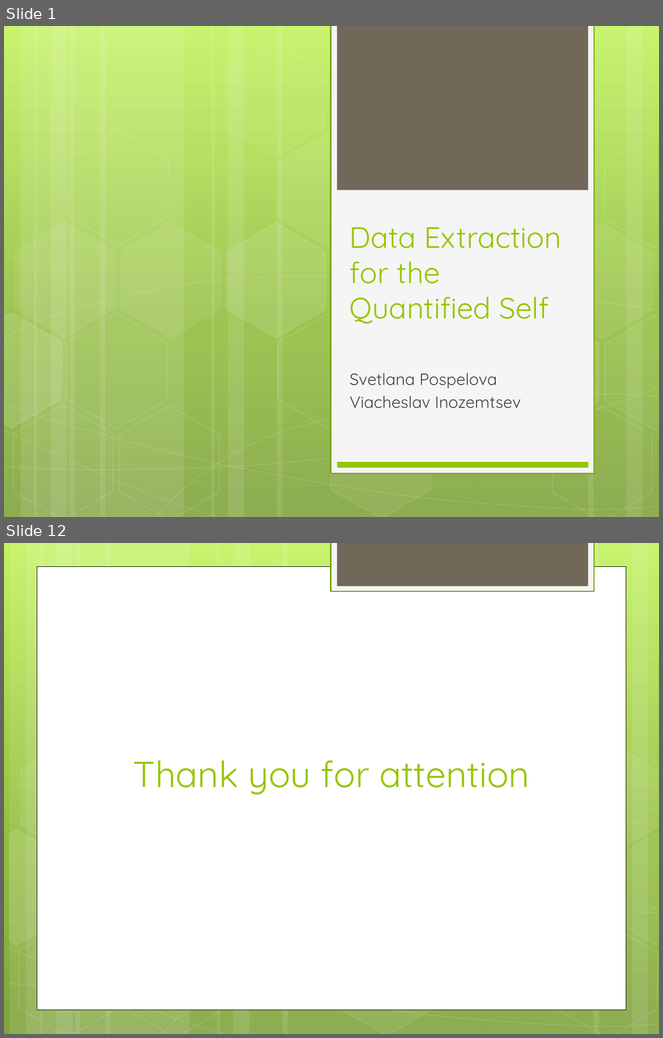
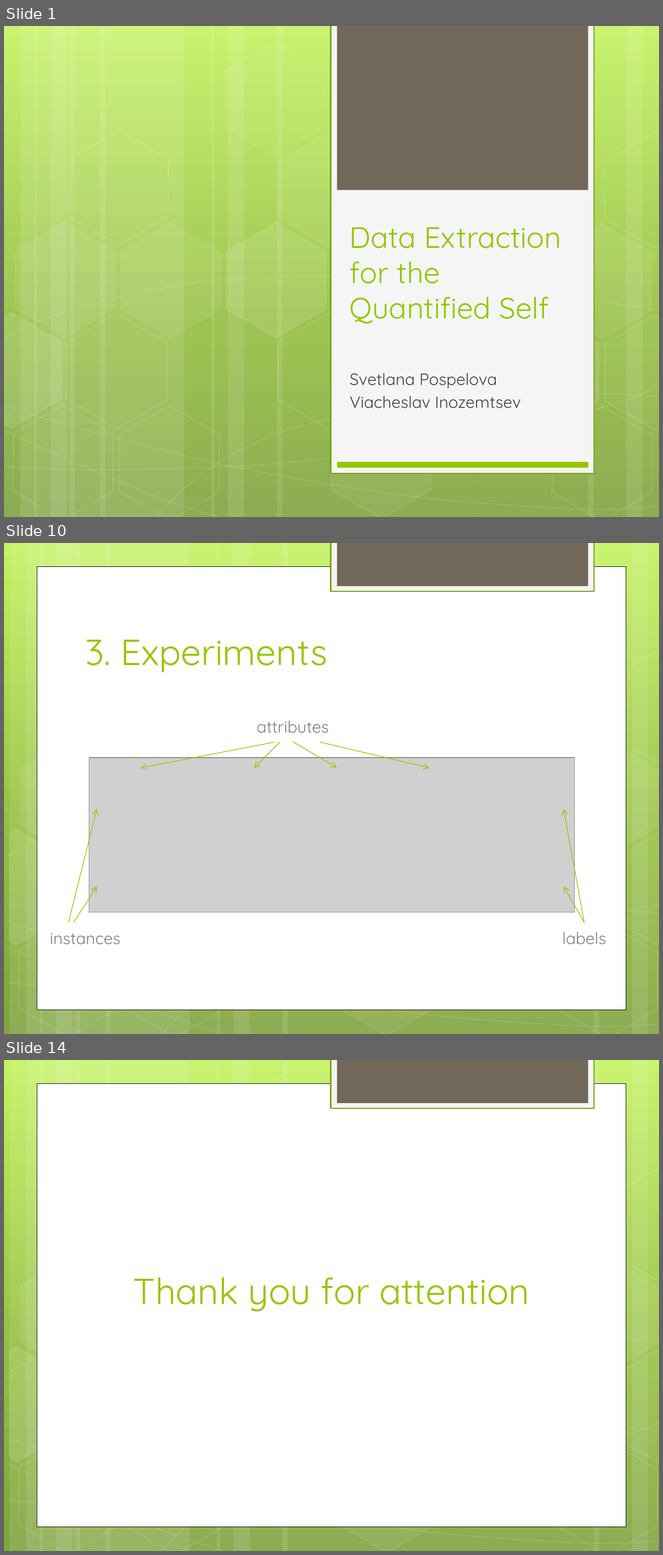
Before and after one commit to Visorgood/MenthalLab, a slide deck: Docs/Data Extraction for the Quantified Self v2.pptx. Shown one above the other, each under a label of ours: slides 1 and 12 before the commit, slides 1, 10 and 14 after it; the slides between them are not shown. The pictures are 663x1038 and 663x1555 pixels, drawn with LibreOffice and Linux fonts; fonts in the diff are those of the drawing; grey boxes stand for pictures. Boxes give left, top, right and bottom in pixels: in the first picture for what was removed or moved away, otherwise in the second. Text is boxed around its words. In the diff, an @@ line names an element or a change of style, - is before the commit and + after.

```diff
--- a/Docs/Data Extraction for the Quantified Self v2.pptx
+++ b/Docs/Data Extraction for the Quantified Self v2.pptx
@@ slide 10 added at bbox=[4, 543, 659, 1034], background gradient #C3F35F to #93BF3F to #81A53E; not listed: 31 template elements that a slide beside it also shows @@
@@ title added at bbox=[85, 640, 327, 672], 40 pt, text #94C600 @@
+3. Experiments
@@ text added at bbox=[257, 721, 329, 733], 18 pt, text #808080 @@
+attributes
@@ arrow added from (274, 742) to (141, 768), #94C600 0.75 pt @@
@@ arrow added from (280, 742) to (254, 768), #94C600 0.75 pt @@
@@ arrow added from (293, 742) to (337, 768), #94C600 0.75 pt @@
@@ arrow added from (320, 742) to (430, 768), #94C600 0.75 pt @@
@@ picture added at bbox=[89, 758, 574, 913] @@
@@ arrow added from (68, 923) to (97, 809), #94C600 0.75 pt @@
@@ arrow added from (584, 923) to (564, 809), #94C600 0.75 pt @@
@@ arrow added from (74, 923) to (97, 887), #94C600 0.75 pt @@
@@ arrow added from (584, 923) to (564, 887), #94C600 0.75 pt @@
@@ text added at bbox=[562, 932, 607, 944], 18 pt, text #808080 @@
+labels
@@ text added at bbox=[50, 934, 120, 944], 18 pt, text #808080 @@
+instances
@@ what was slide 12 is now slide 14 @@
```
Also in this commit, not shown: 8 slides changed, 3 other slides added, 2 slides removed.
